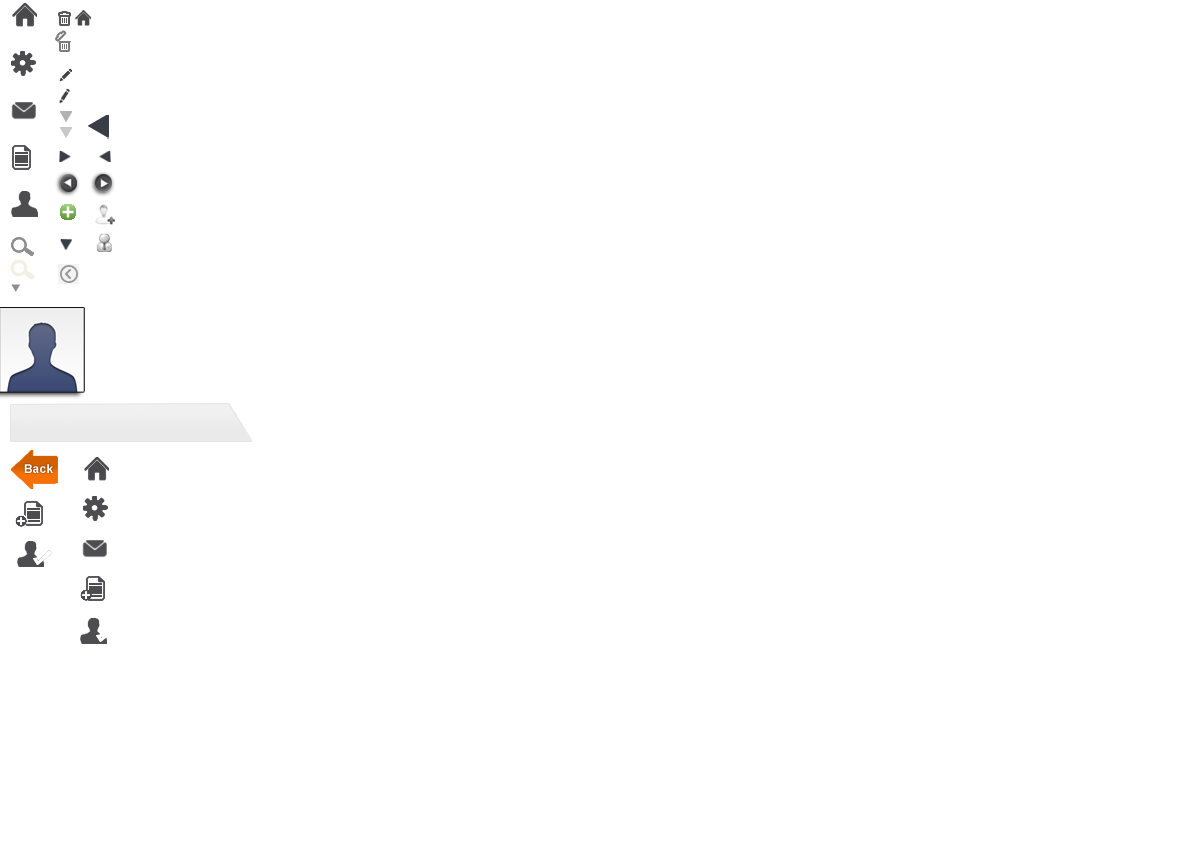
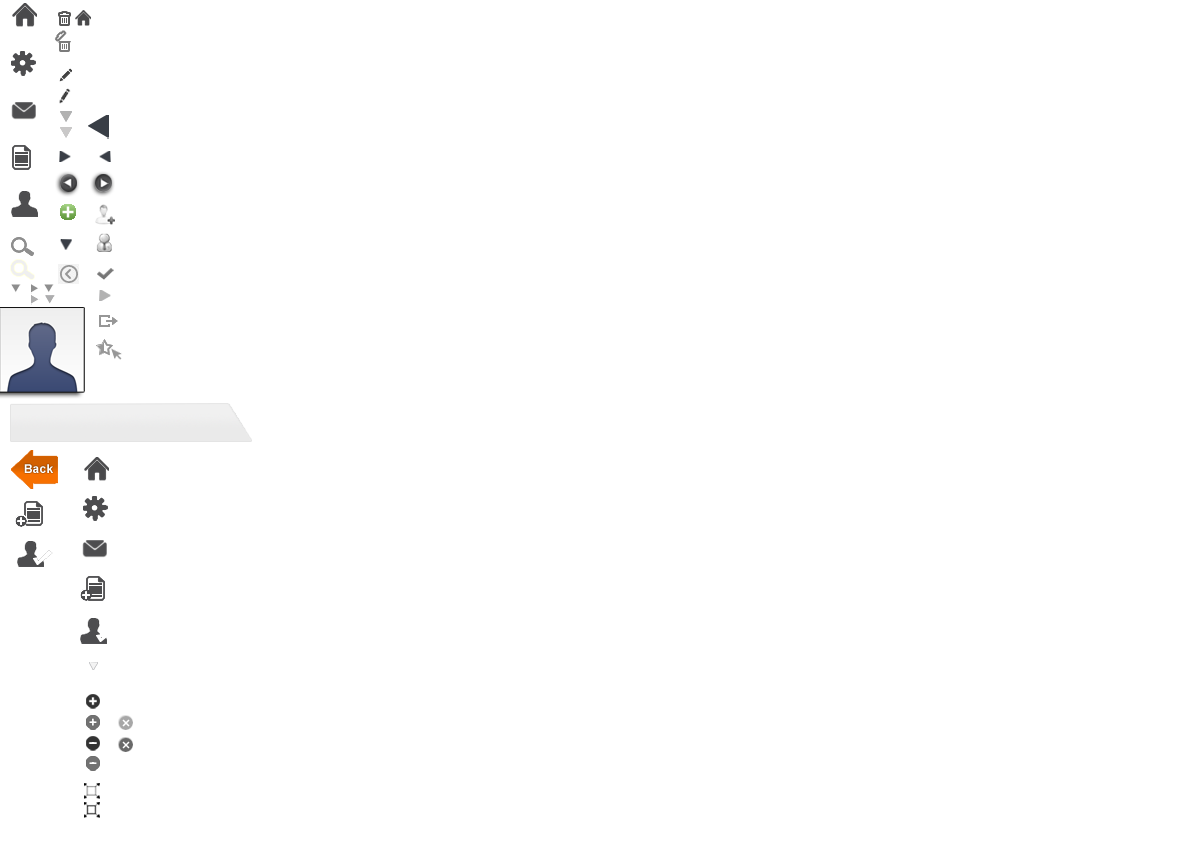
Layers edited between the first and the second w=1191, h=842 image:
added layer "Layer 34 copy" above "Layer 18 copy" over (x1=86, y1=715, x2=100, y2=730)
added layer "Layer 18 copy" (1st of 2) above "Layer 36" over (x1=118, y1=737, x2=133, y2=752)
added layer "Layer 36" above "Layer 35" over (x1=118, y1=715, x2=133, y2=730)
added layer "Layer 35" above "Layer 34 copy 3" over (x1=84, y1=783, x2=100, y2=818)
added layer "Layer 34 copy 3" above "Layer 34 copy 2" over (x1=86, y1=744, x2=100, y2=771)
added layer "Layer 34 copy 2" above "Layer 34" over (x1=86, y1=736, x2=100, y2=751)
added layer "Layer 34" above "Layer 33" over (x1=86, y1=694, x2=100, y2=709)
added layer "Layer 10 copy 3" above "Layer 10 copy 2" over (x1=31, y1=295, x2=40, y2=305)
added layer "Layer 10 copy 2" above "Layer 10 copy 5" over (x1=31, y1=284, x2=40, y2=294)
added layer "Layer 10 copy 5" above "Layer 32" over (x1=45, y1=295, x2=55, y2=304)
added layer "Layer 32" above "Layer 51 copy" over (x1=96, y1=339, x2=122, y2=360)
added layer "Layer 51 copy" above "Layer 10 copy 4" over (x1=99, y1=315, x2=118, y2=327)
added layer "Layer 10 copy 4" above "Layer 10" over (x1=44, y1=284, x2=54, y2=293)
added layer "Layer 2 copy 7" (1st of 2) above "Layer 2 copy 8" over (x1=89, y1=662, x2=98, y2=670)
added layer "Layer 30" above "Layer 29" over (x1=97, y1=268, x2=114, y2=280)
added layer "Layer 2 copy 7" (2nd of 2) above "Layer 2 copy 4" over (x1=99, y1=290, x2=111, y2=301)
